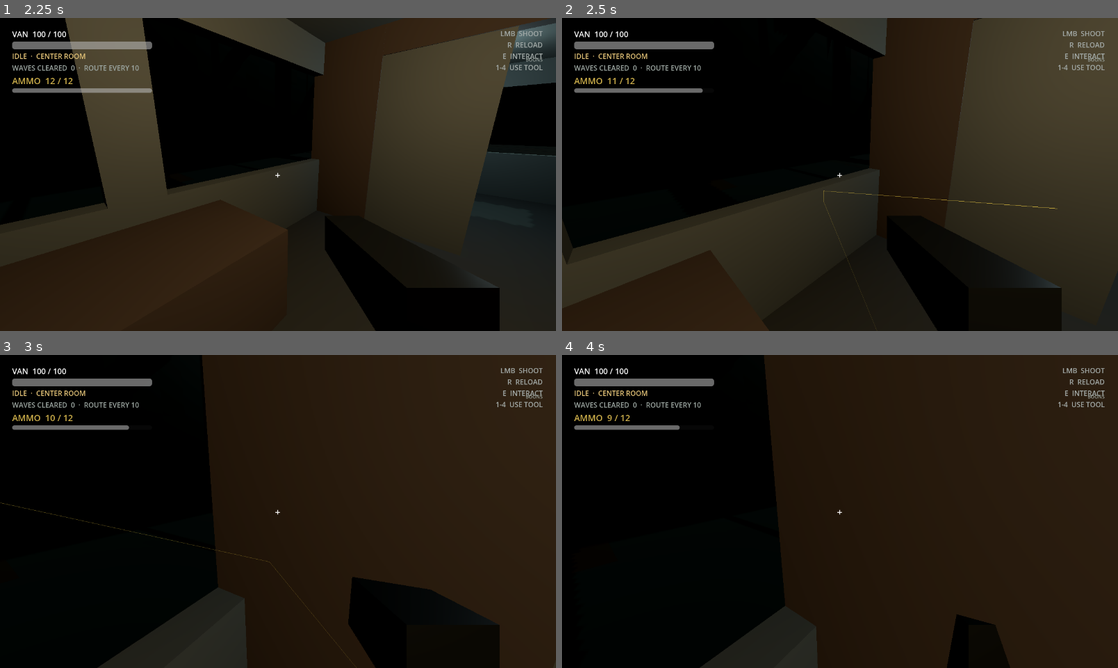
Above: before the commit, frames 1-4 (two rows, left to right).
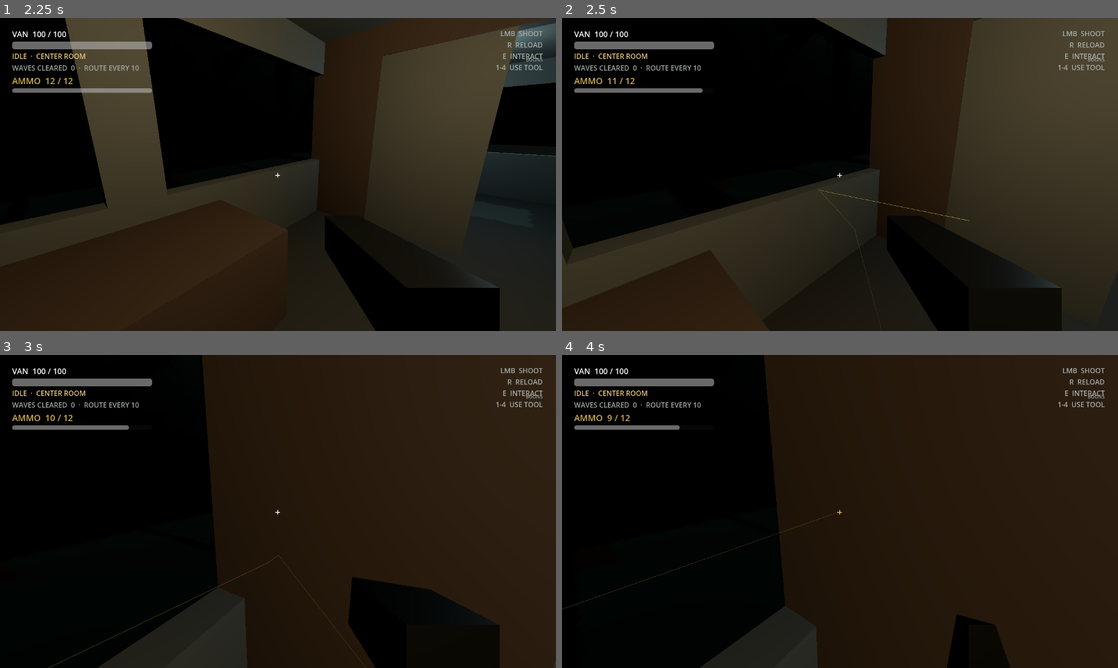
Above: after the commit, the same moments.

Repository: SebastianFreitas/van-gunner
Game: Godot game, scene res://scenes/boot/boot.tscn
Same seed, same stepped clock (60 frames per second), same inputs: the game is played once before the commit and once after it.
Inputs (mouse positions are in pixels of both pictures, inside the frame that each line leads up to):
- Up to frame 1 (2.25 s): tap Enter at 0.5 s; move the mouse to (400, 158) at 0.52 s; press the mouse at (400, 158) at 0.53 s; hold D (move_right) 0.53-1.25 s; release the mouse at (400, 158) at 1.25 s; click "SLOT 1 · NEW RUN" at 1.25 s; tap Space at 2 s; move the mouse to (250, 174) at 2.02 s; hold W (move_forward) from 2.03 s (still down); tap E (interact) at 2.1 s
- Up to frame 2 (2.5 s): keep holding W (move_forward); click (812, 174) at 2.3 s
- Up to frame 3 (3 s): keep holding W (move_forward); move the mouse to (289, 505) at 2.77 s; press the mouse at (289, 505) at 2.78 s
- Up to frame 4 (4 s): keep holding W (move_forward); tap Enter at 3.5 s; move the mouse to (834, 517) at 3.52 s; release the mouse at (834, 517) at 3.53 s; tap 1 (use_slot_1) at 3.6 s; click (834, 517) at 3.8 s

Frame 1 is identical in both runs. In frame 2, 0.2% of the frame differs, in the area x 46-90%, y 54-99%; in frame 3, 0.2%, in the area x 0-66%, y 47-100%; in frame 4, less than 0.1%.

Commit message:
Separate logical gun hits from muzzle visuals and fix ricochet trails penetrating geometry.
Co-authored-by: Cursor <cursoragent@cursor.com>

Diff:
--- a/scripts/combat/bullet_trail.gd
+++ b/scripts/combat/bullet_trail.gd
@@ -58,6 +58,18 @@
 	_rebuild()
 
 
+## Replace the last overshoot point with the surface contact, then add the exit point.
+func set_bounce_vertex(contact: Vector3, exit: Vector3) -> void:
+	if _points.is_empty():
+		_points.append(contact)
+	else:
+		_points[_points.size() - 1] = contact
+	_points.append(exit)
+	if _points.size() > MAX_POINTS:
+		_points = _points.slice(_points.size() - MAX_POINTS)
+	_rebuild()
+
+
 ## Reparent into the live scene and fade out instead of vanishing with the bullet.
 func detach_and_fade(fade_seconds := FADE_SECONDS) -> void:
 	if _points.size() < 2:
--- /dev/null
+++ b/scripts/combat/bullet_visual.gd
@@ -0,0 +1,126 @@
+class_name BulletVisual
+extends Node3D
+
+## Cosmetic bullet mesh + trail. Driven by the logical Projectile so it cannot
+## overshoot into geometry between physics frames.
+
+const BULLET_VISUAL_SCALE := 0.22
+const TRAIL_FADE_SECONDS := 0.45
+
+var _velocity := Vector3.ZERO
+var _follow_logical := false
+
+var _bullet_mesh: MeshInstance3D
+var _trail_line: MeshInstance3D
+
+
+func setup(
+	origin: Vector3,
+	velocity: Vector3,
+	gravity_scale: float,
+	info: DamageInfo,
+	stats: GunStats
+) -> void:
+	global_position = origin
+	_velocity = velocity
+	_follow_logical = false
+	_ensure_nodes()
+	_apply_size(stats.bullet_size)
+	_apply_trail_color(info)
+	if _trail_line and _trail_line.has_method("clear_points"):
+		_trail_line.call("clear_points")
+	_update_trail()
+	if _bullet_mesh:
+		_bullet_mesh.show()
+	show()
+
+
+func follows_logical() -> bool:
+	return _follow_logical
+
+
+func place_along_path(origin: Vector3, direction: Vector3, distance: float, velocity: Vector3) -> void:
+	_velocity = velocity
+	global_position = origin + direction * distance
+	_update_trail()
+	_orient_to_velocity()
+
+
+func sync_to(position: Vector3, velocity: Vector3) -> void:
+	_velocity = velocity
+	global_position = position
+	_update_trail()
+	_orient_to_velocity()
+
+
+func on_bounce(contact: Vector3, exit: Vector3, velocity: Vector3) -> void:
+	_velocity = velocity
+	_follow_logical = true
+	global_position = exit
+	if _trail_line and _trail_line.has_method("set_bounce_vertex"):
+		_trail_line.call("set_bounce_vertex", contact, exit)
+	_orient_to_velocity()
+
+
+func fade_out() -> void:
+	if _bullet_mesh:
+		_bullet_mesh.hide()
+	if _trail_line and _trail_line.has_method("detach_and_fade"):
+		_trail_line.call("detach_and_fade", TRAIL_FADE_SECONDS)
+		_trail_line = null
+	queue_free()
+
+
+func _ensure_nodes() -> void:
+	if not _bullet_mesh:
+		_bullet_mesh = MeshInstance3D.new()
+		_bullet_mesh.name = &"BulletMesh"
+		_bullet_mesh.cast_shadow = GeometryInstance3D.SHADOW_CASTING_SETTING_OFF
+		var sphere := SphereMesh.new()
+		var mat := StandardMaterial3D.new()
+		mat.transparency = BaseMaterial3D.TRANSPARENCY_ALPHA
+		mat.blend_mode = BaseMaterial3D.BLEND_MODE_ADD
+		mat.shading_mode = BaseMaterial3D.SHADING_MODE_UNSHADED
+		mat.albedo_color = Color(1.0, 0.92, 0.45, 1.0)
+		mat.emission_enabled = true
+		mat.emission = Color(1.0, 0.72, 0.18, 1.0)
+		mat.emission_energy_multiplier = 4.0
+		sphere.material = mat
+		_bullet_mesh.mesh = sphere
+		add_child(_bullet_mesh)
+
+	if not _trail_line:
+		_trail_line = MeshInstance3D.new()
+		_trail_line.name = &"TrailLine"
+		_trail_line.set_script(preload("res://scripts/combat/bullet_trail.gd"))
+		add_child(_trail_line)
+
+
+func _apply_size(size: float) -> void:
+	if _bullet_mesh and _bullet_mesh.mesh is SphereMesh:
+		var visual_radius := size * BULLET_VISUAL_SCALE
+		(_bullet_mesh.mesh as SphereMesh).radius = visual_radius
+		(_bullet_mesh.mesh as SphereMesh).height = visual_radius * 2.0
+
+
+func _apply_trail_color(info: DamageInfo) -> void:
+	if not _trail_line:
+		return
+	var dmg_type := DamageType.Type.NORMAL
+	if info:
+		dmg_type = info.damage_type
+	if _trail_line.has_method("set_trail_color"):
+		_trail_line.call("set_trail_color", BulletTrail.color_for_damage_type(dmg_type))
+
+
+func _update_trail() -> void:
+	if _trail_line and _trail_line.has_method("add_point"):
+		_trail_line.call("add_point", global_position)
+
+
+func _orient_to_velocity() -> void:
+	if _velocity.length_squared() < 0.001:
+		return
+	var forward := _velocity.normalized()
+	var up := Vector3.UP if absf(forward.dot(Vector3.UP)) < 0.99 else Vector3.FORWARD
+	look_at(global_position + forward, up)
--- a/scripts/combat/gun_controller.gd
+++ b/scripts/combat/gun_controller.gd
@@ -40,18 +40,19 @@
 		return
 
 	var aim := _get_aim_point(stats.aim_range)
-	var muzzle := _get_muzzle_position()
-	var direction := (aim - muzzle).normalized()
+	var origin := camera.global_position
+	var direction := (aim - origin).normalized()
 	if direction.length_squared() < 0.0001:
 		direction = -camera.global_basis.z
+	var muzzle := _get_muzzle_position()
 
-	var projectile := _spawn_projectile(muzzle, direction, stats)
+	var projectile := _spawn_projectile(origin, direction, stats, muzzle)
 	var player := camera.get_parent().get_parent()
 	var traits := BoonTraits.find_on(player)
 	if traits:
 		BoonCombat.dispatch_bonus_projectiles(
 			get_tree(),
-			muzzle,
+			origin,
 			direction,
 			stats,
 			player as CollisionObject3D,
@@ -122,9 +123,9 @@
 	return result.position
 
 
-func _spawn_projectile(origin: Vector3, direction: Vector3, stats: GunStats) -> Projectile:
+func _spawn_projectile(origin: Vector3, direction: Vector3, stats: GunStats, visual_origin: Vector3) -> Projectile:
 	var shooter := camera.get_parent().get_parent() as CollisionObject3D
-	return BoonCombat.spawn_projectile(get_tree(), origin, direction, stats, shooter)
+	return BoonCombat.spawn_projectile(get_tree(), origin, direction, stats, shooter, visual_origin)
 
 
 func _start_reload() -> void:
--- a/scripts/combat/projectile.gd
+++ b/scripts/combat/projectile.gd
@@ -34,13 +34,17 @@
 
 var _bullet_mesh: MeshInstance3D
 var _trail_line: MeshInstance3D
+var _visual: BulletVisual
+var _visual_origin := Vector3.ZERO
+var _fire_direction := Vector3.FORWARD
 
 
 func setup(
 	direction: Vector3,
 	stats: GunStats,
 	info: DamageInfo,
-	shooter: CollisionObject3D
+	shooter: CollisionObject3D,
+	visual_origin = null
 ) -> void:
 	_pooled = false
 	_despawning = false
@@ -60,12 +64,21 @@
 	bounce_speed_retention = stats.bounce_speed_retention
 	bounce_damage_retention = stats.bounce_damage_retention
 	_collision_mask = collision_mask
-	_ensure_trail_line()
-	_apply_trail_color(info)
-	_apply_size(stats.bullet_size)
-	_update_trail()
-	if _bullet_mesh:
-		_bullet_mesh.show()
+	_fire_direction = direction.normalized()
+	_clear_visual()
+	if visual_origin is Vector3:
+		_visual_origin = visual_origin as Vector3
+		_spawn_visual(_visual_origin, info, stats)
+		_hide_self_visuals()
+	else:
+		_ensure_trail_line()
+		_apply_trail_color(info)
+		_apply_size(stats.bullet_size)
+		_update_trail()
+		if _bullet_mesh:
+			_bullet_mesh.show()
+		if _trail_line:
+			_trail_line.show()
 	show()
 
 
@@ -83,6 +96,7 @@
 	velocity = Vector3.ZERO
 	damage_info = null
 	owner_rid = RID()
+	_clear_visual()
 	if _trail_line and _trail_line.has_method("clear_points"):
 		_trail_line.call("clear_points")
 	if _bullet_mesh:
@@ -118,6 +132,7 @@
 		_distance_travelled += from.distance_to(to)
 		global_position = to
 		_update_trail()
+		_sync_visual()
 		_orient_to_velocity()
 		if _distance_travelled >= max_distance:
 			_despawn()
@@ -132,6 +147,8 @@
 
 	global_position = contact
 	_update_trail()
+	if _visual:
+		_visual.sync_to(global_position, velocity)
 	_resolve_hit(collider)
 
 
@@ -158,15 +175,24 @@
 func _ricochet(point: Vector3, normal: Vector3) -> void:
 	_bounces_left -= 1
 	_bounce_count += 1
-	velocity = velocity.bounce(normal) * bounce_speed_retention
-	global_position = point + normal * (_radius + SURFACE_OFFSET)
+	var safe_normal := normal.normalized()
+	if safe_normal.dot(velocity) > 0.0:
+		safe_normal = -safe_normal
+	velocity = velocity.bounce(safe_normal) * bounce_speed_retention
+	var exit := point + safe_normal * (_radius + SURFACE_OFFSET)
+	global_position = exit
 	if damage_info:
 		damage_info.amount *= bounce_damage_retention
 		var traits: BoonTraits = BoonCombat.get_player_traits(get_tree())
 		if traits:
 			velocity = BoonCombat.dispatch_ricochet(self, traits, _bounce_count, velocity)
-	_update_trail()
-	ricocheted.emit(global_position, normal)
+	if _visual:
+		_visual.on_bounce(point, exit, velocity)
+	elif _trail_line and _trail_line.has_method("set_bounce_vertex"):
+		_trail_line.call("set_bounce_vertex", point, exit)
+	else:
+		_update_trail()
+	ricocheted.emit(global_position, safe_normal)
 	if velocity.length() < MIN_BOUNCE_SPEED or _distance_travelled >= max_distance:
 		_despawn()
 		return
@@ -174,6 +200,8 @@
 
 
 func _update_trail() -> void:
+	if _visual:
+		return
 	if _trail_line and _trail_line.has_method("add_point"):
 		_trail_line.call("add_point", global_position)
 
@@ -228,9 +256,49 @@
 
 
 func _detach_trail_line() -> void:
+	if _visual:
+		return
 	if _trail_line and is_instance_valid(_trail_line) and _trail_line.has_method("detach_and_fade"):
 		_trail_line.call("detach_and_fade", TRAIL_FADE_SECONDS)
 		_trail_line = null
+
+
+func _hide_self_visuals() -> void:
+	if _bullet_mesh:
+		_bullet_mesh.hide()
+	if _trail_line:
+		_trail_line.hide()
+
+
+func _sync_visual() -> void:
+	if not _visual:
+		return
+	if _visual.follows_logical():
+		_visual.sync_to(global_position, velocity)
+	else:
+		_visual.place_along_path(_visual_origin, _fire_direction, _distance_travelled, velocity)
+
+
+func _spawn_visual(origin: Vector3, info: DamageInfo, stats: GunStats) -> void:
+	var parent := get_parent()
+	if not parent:
+		return
+	_visual = BulletVisual.new()
+	parent.add_child(_visual)
+	_visual.setup(origin, velocity, gravity_scale, info, stats)
+
+
+func _clear_visual() -> void:
+	if _visual and is_instance_valid(_visual):
+		_visual.queue_free()
+	_visual = null
+
+
+func _fade_visual() -> void:
+	if _visual and is_instance_valid(_visual):
+		_visual.sync_to(global_position, velocity)
+		_visual.fade_out()
+	_visual = null
 
 
 func _resolve_hit(collider: Node) -> void:
@@ -291,6 +359,7 @@
 	if _despawning:
 		return
 	_despawning = true
+	_fade_visual()
 	_detach_trail_line()
 	despawned.emit(_has_hit)
 	ProjectilePool.release(self)
--- a/scripts/combat/projectile_pool.gd
+++ b/scripts/combat/projectile_pool.gd
@@ -26,7 +26,8 @@
 	direction: Vector3,
 	stats: GunStats,
 	info: DamageInfo,
-	shooter: CollisionObject3D
+	shooter: CollisionObject3D,
+	visual_origin = null
 ) -> Projectile:
 	var projectile: Projectile = null
 	while not _pool.is_empty():
@@ -41,7 +42,7 @@
 		projectile.reparent(spawn_parent)
 
 	projectile.global_position = origin
-	projectile.setup(direction, stats, info, shooter)
+	projectile.setup(direction, stats, info, shooter, visual_origin)
 	return projectile
 
 
--- a/scripts/player/boon_combat.gd
+++ b/scripts/player/boon_combat.gd
@@ -170,11 +170,12 @@
 	origin: Vector3,
 	direction: Vector3,
 	stats: GunStats,
-	shooter: CollisionObject3D
+	shooter: CollisionObject3D,
+	visual_origin = null
 ) -> Projectile:
 	var info := DamageInfo.create(stats.damage_per_shot, stats.damage_type, shooter)
 	var spawn_parent := tree.current_scene if tree.current_scene else tree.root
-	return ProjectilePool.acquire(spawn_parent, origin, direction, stats, info, shooter)
+	return ProjectilePool.acquire(spawn_parent, origin, direction, stats, info, shooter, visual_origin)
 
 
 static func spawn_radial_cold_projectiles(
Not shown, added: scripts/combat/bullet_visual.gd.uid
